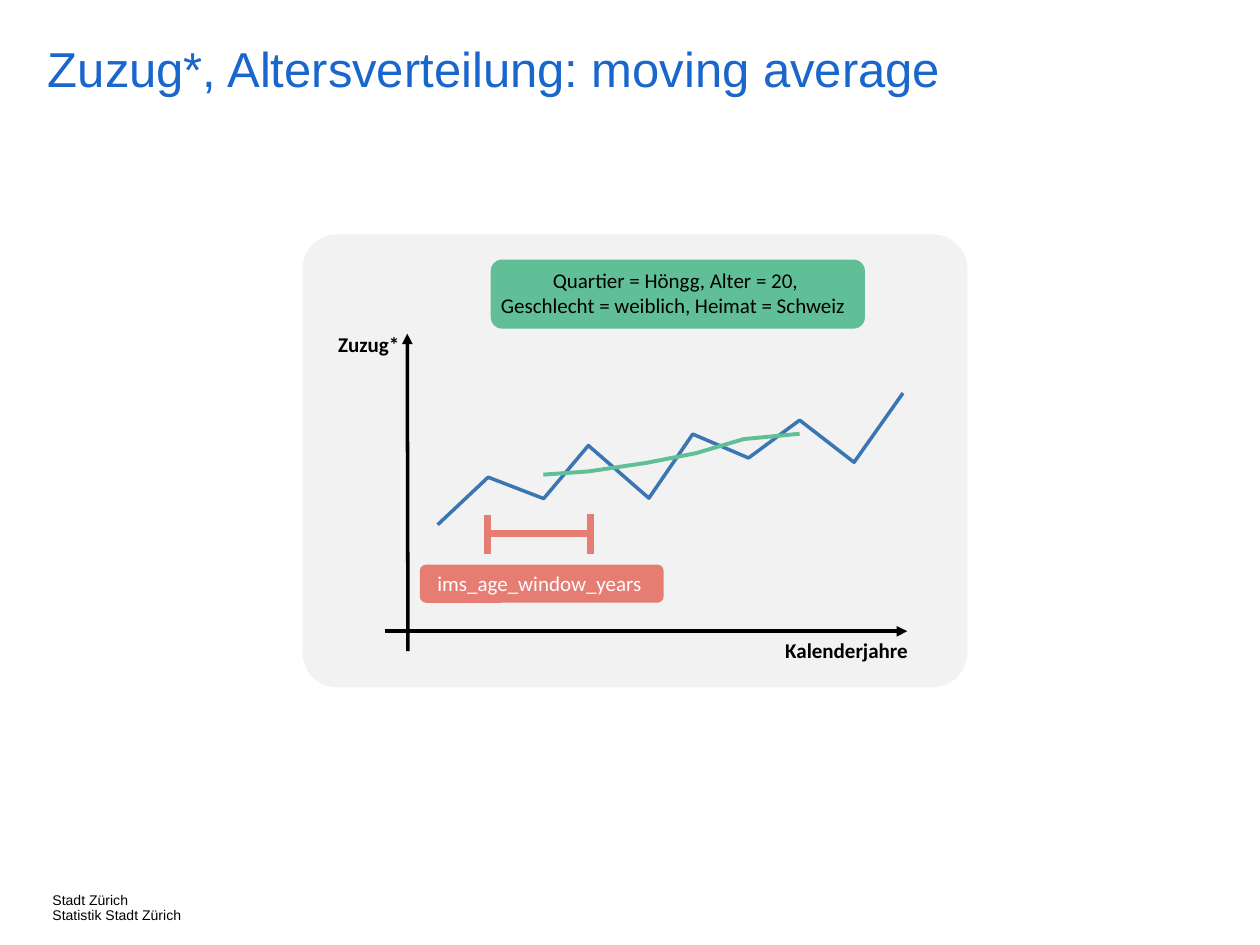
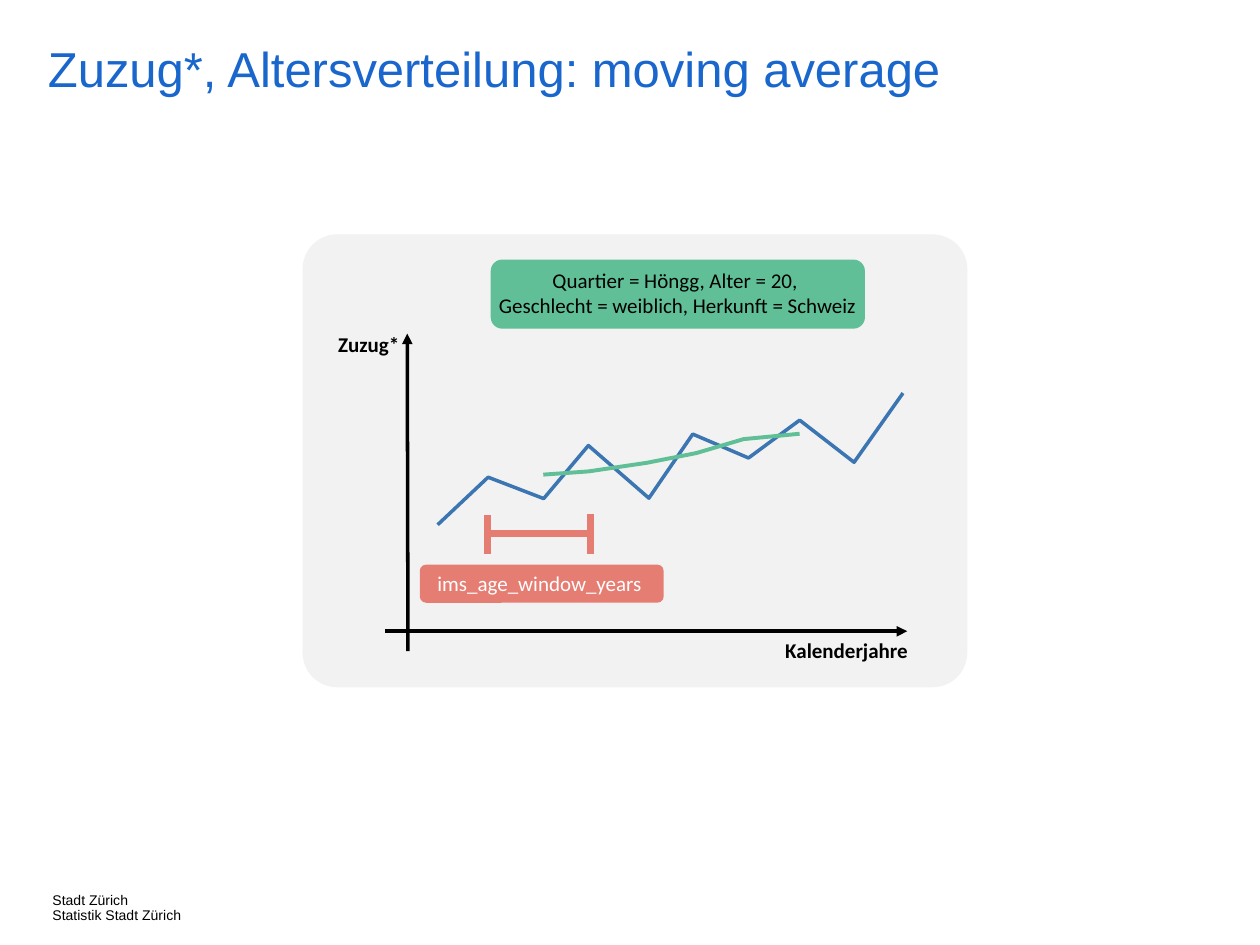
Before and after one commit to StatistikStadtZuerich/BevSzen, a slide deck: slide 31 of 2020phase2/5_Documentation/Concepts.pptx. Drawn at 1260x945 pixels with LibreOffice and Linux fonts; fonts in the diff are those of the drawing. Boxes give left, top, right and bottom in pixels: in the first picture for what was removed or moved away, otherwise in the second. Text is boxed around its words. In the diff, an @@ line names an element or a change of style, - is before the commit and + after.

```diff
--- a/2020phase2/5_Documentation/Concepts.pptx
+++ b/2020phase2/5_Documentation/Concepts.pptx
@@ text at <box>499,273,856,316</box>: text changed @@
-Quartier = Höngg, Alter = 20,
-Geschlecht = weiblich, Heimat = Schweiz
+Quartier = Höngg, Alter = 20,
+Geschlecht = weiblich, Herkunft = Schweiz
```
Also in this commit, not shown: 2 other slides changed, 3 other files.
